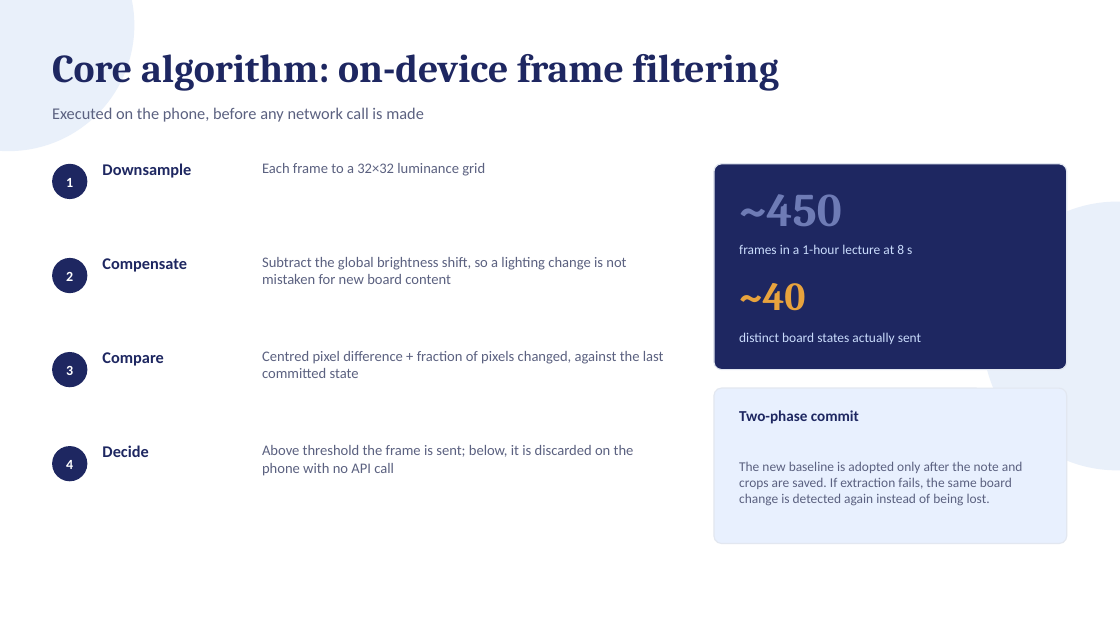
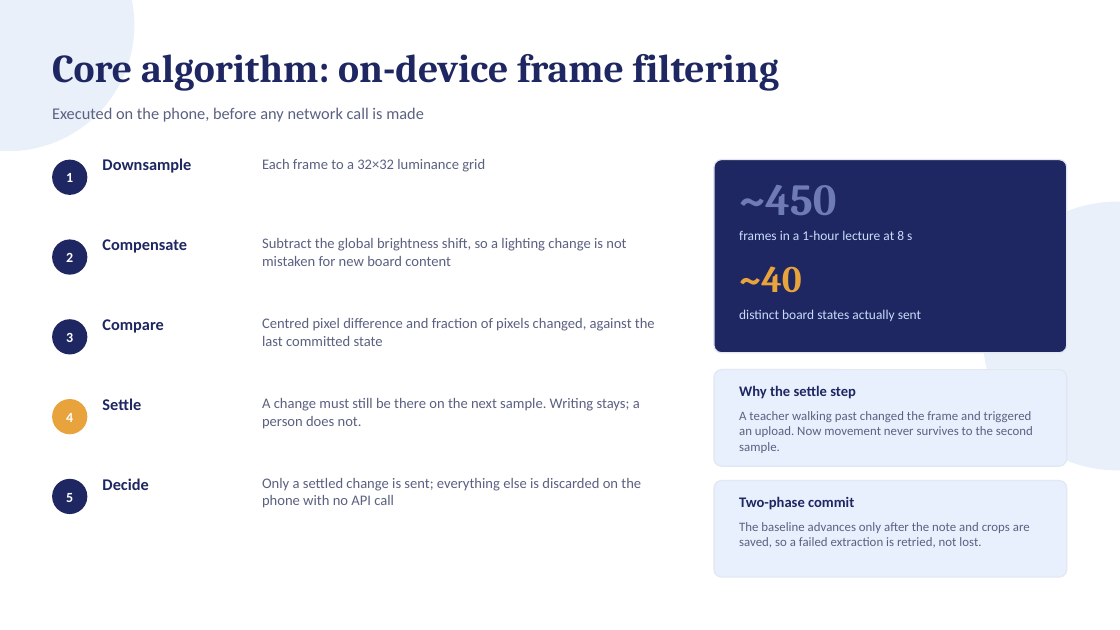
Before and after one commit to tejasthimmaiahkk-ui/VoxBoX, a slide deck: slide 7 of outputs/VoxBox_Review1_Scope.pptx. Drawn at 1120x630 pixels with LibreOffice and Linux fonts; fonts in the diff are those of the drawing; background and template pictures are left out. Boxes give left, top, right and bottom in pixels: in the first picture for what was removed or moved away, otherwise in the second. Text is boxed around its words. In the diff, an @@ line names an element or a change of style, - is before the commit and + after.

```diff
--- a/outputs/VoxBox_Review1_Scope.pptx
+++ b/outputs/VoxBox_Review1_Scope.pptx
@@ rounded rectangle: place and size @@
-rounded rectangle at bbox=[714, 164, 1067, 370]
+rounded rectangle at bbox=[714, 160, 1067, 353]
@@ rounded rectangle at bbox=[714, 160, 1067, 353]: proportions changed @@
@@ 4 texts, 1 ellipse: place and size @@
-4 texts, 1 ellipse at bbox=[52, 163, 841, 226]
+4 texts, 1 ellipse at bbox=[52, 158, 836, 215]
@@ text "~450" at bbox=[739, 185, 836, 215]: size 40 to 38 pt; vertical alignment middle to top @@
@@ text "frames in a 1-hour lecture ...": place and size @@
-text "frames in a 1-hour lecture ..." at bbox=[739, 244, 912, 254]
+text "frames in a 1-hour lecture ..." at bbox=[739, 230, 912, 240]
@@ text "~40": place and size @@
-text "~40" at bbox=[739, 283, 805, 311]
+text "~40" at bbox=[739, 266, 802, 293]
@@ text "~40" at bbox=[739, 266, 802, 293]: size 34 to 32 pt; vertical alignment middle to top @@
@@ 2 texts, 1 ellipse: place and size @@
-2 texts, 1 ellipse at bbox=[52, 352, 163, 387]
+2 texts, 1 ellipse at bbox=[52, 319, 163, 355]
@@ text at bbox=[262, 318, 655, 346]: text changed @@
-Centred pixel difference + fraction of pixels changed, against the last committed state
+Centred pixel difference and fraction of pixels changed, against the last committed state
@@ 4 texts, 1 ellipse: place and size @@
-4 texts, 1 ellipse at bbox=[52, 257, 921, 344]
+4 texts, 1 ellipse at bbox=[52, 238, 921, 321]
@@ rounded rectangle at bbox=[714, 370, 1067, 466]: proportions changed @@
@@ rounded rectangle: place and size @@
-rounded rectangle at bbox=[714, 388, 1067, 544]
+rounded rectangle at bbox=[714, 370, 1067, 466]
@@ text added at bbox=[739, 385, 856, 399], 12.5 pt, text #1E2761, bold @@
+Why the settle step
@@ text "4": place and size @@
-text "4" at bbox=[66, 460, 73, 469]
+text "4" at bbox=[66, 413, 73, 422]
@@ ellipse: place and size @@
-ellipse at bbox=[52, 446, 87, 481]
+ellipse at bbox=[52, 399, 87, 434]
@@ ellipse at bbox=[52, 399, 87, 434]: fill #1E2761 to #E8A33D @@
@@ text added at bbox=[102, 398, 141, 410], 14 pt, text #1E2761, bold @@
+Settle
@@ text added at bbox=[262, 398, 640, 429], 12.5 pt, text #5B6180 @@
+A change must still be there on the next sample. Writing stays; a person does not.
@@ text added at bbox=[739, 411, 1033, 453], 11 pt, text #5B6180 @@
+A teacher walking past changed the frame and triggered an upload. Now movement never survives to the second sample.
@@ ellipse added at bbox=[52, 479, 87, 514], fill #1E2761 @@
@@ text "Decide": place and size @@
-text "Decide" at bbox=[102, 445, 148, 457]
+text "Decide" at bbox=[102, 478, 148, 490]
@@ text at bbox=[262, 478, 641, 508]: text changed @@
-Above threshold the frame is sent; below, it is discarded on the phone with no API call
+Only a settled change is sent; everything else is discarded on the phone with no API call
@@ text added at bbox=[66, 493, 73, 502], 12 pt, text #FFFFFF, bold @@
+5
@@ rounded rectangle added at bbox=[714, 481, 1067, 577], fill #E8F0FE, outline #E2E7F0 1 pt @@
@@ text "Two-phase commit": place and size @@
-text "Two-phase commit" at bbox=[739, 410, 859, 424]
+text "Two-phase commit" at bbox=[739, 496, 854, 510]
@@ text "Two-phase commit" at bbox=[739, 496, 854, 510]: size 13 to 12.5 pt; vertical alignment middle to top @@
@@ vertical alignment middle to top in 3 elements at bbox=[739, 230, 912, 240], bbox=[739, 309, 921, 321], bbox=[739, 522, 1030, 547] @@
@@ text at bbox=[739, 522, 1030, 547]: text changed; size 11.5 to 11 pt @@
-The new baseline is adopted only after the note and crops are saved. If extraction fails, the same board change is detected again instead of being lost.
+The baseline advances only after the note and crops are saved, so a failed extraction is retried, not lost.
```
Also in this commit, not shown: 2 other slides changed, 1 other file.
